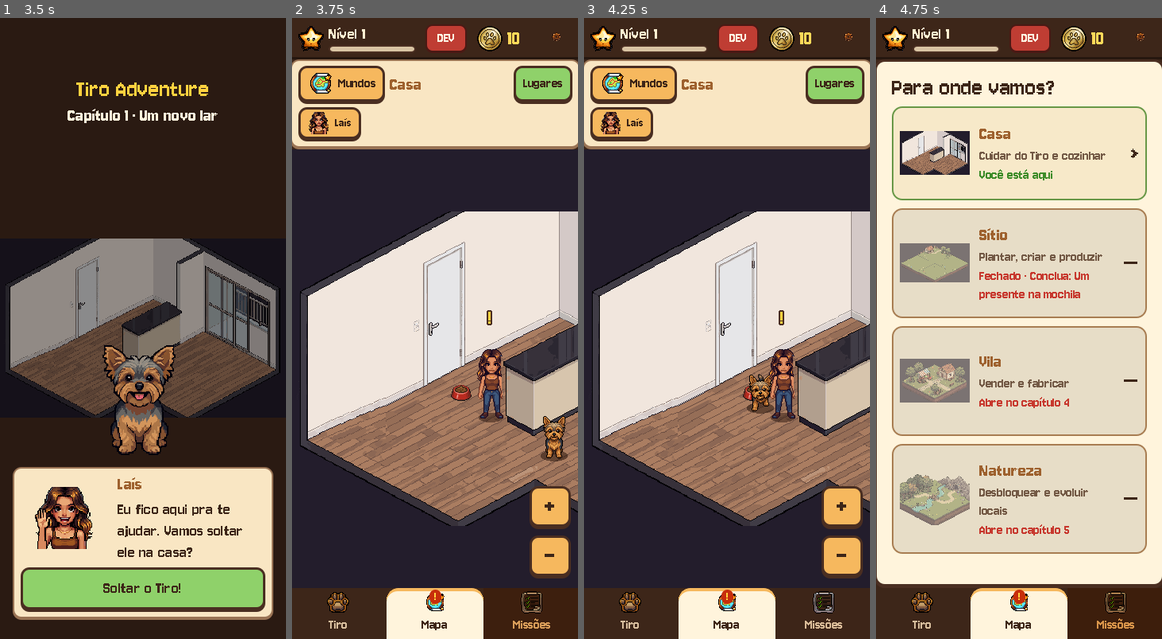
Above: before the commit, frames 1-4 (left to right).
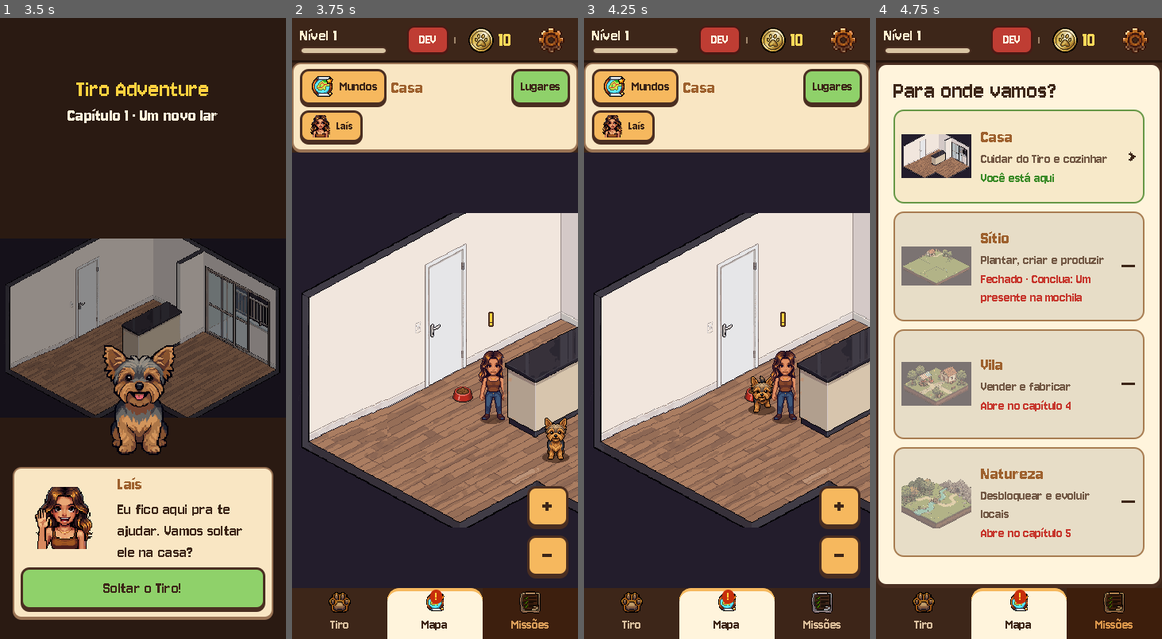
Above: after the commit, the same moments.

Repository: Vitorawi/tiro-adventure
Game: Godot game, scene res://scenes/main/main.tscn
The game is run twice, just before and just after one commit, with the same random seed, the same clock (stepped at 60 frames per second) and the same inputs.
Inputs (mouse positions are in pixels of both pictures, inside the frame that each line leads up to):
- Up to frame 1 (3.5 s): click (108, 539) at 0.5 s; click (108, 539) at 1.25 s; click "DEV" at 2 s; click "Manual" at 2.75 s
- Up to frame 2 (3.75 s): click (332, 539) at 3.5 s
- Up to frame 3 (4.25 s): no input
- Up to frame 4 (4.75 s): click "Mundos" at 4.25 s

Frame 1 is identical in both runs. In frame 2, 16% of the frame differs, in the area x 0-100%, y 1-100%; in frame 3, 16%; in frame 4, 17%.

Commit message:
ui: engrenagem maior e sem a estrela na barra superior
Co-Authored-By: Claude Sonnet 5.5 <noreply@anthropic.com>

Diff:
--- a/game/scenes/main/main.gd
+++ b/game/scenes/main/main.gd
@@ -155,9 +155,12 @@
 	gear.flat = true
 	gear.icon = UiKit.ui_icon("settings")
 	gear.expand_icon = true
-	gear.custom_minimum_size = Vector2(40, 40)
+	gear.custom_minimum_size = Vector2(48, 48)
 	gear.size_flags_vertical = Control.SIZE_SHRINK_CENTER
-	gear.add_theme_constant_override("icon_max_width", 32)
+	gear.add_theme_constant_override("icon_max_width", 48)
+	# Sem margens internas do botão: o ícone ocupa todo o espaço.
+	for style: String in ["normal", "hover", "pressed", "focus", "disabled"]:
+		gear.add_theme_stylebox_override(style, StyleBoxEmpty.new())
 	gear.pressed.connect(SettingsPanel.open)
 	%CoinsLabel.get_parent().add_child(gear)
 
--- a/game/scenes/main/main.tscn
+++ b/game/scenes/main/main.tscn
@@ -4,7 +4,6 @@
 [ext_resource type="PackedScene" path="res://scenes/ui/pet_screen/pet_screen.tscn" id="2_pet"]
 [ext_resource type="PackedScene" path="res://scenes/ui/worlds_screen/worlds_screen.tscn" id="3_worlds"]
 [ext_resource type="PackedScene" path="res://scenes/ui/sheet/sheet.tscn" id="4_sheet"]
-[ext_resource type="Texture2D" path="res://assets/sprites/ui/icons/xp.png" id="5_xp"]
 [ext_resource type="Texture2D" path="res://assets/sprites/ui/icons/coin.png" id="6_coin"]
 [ext_resource type="Texture2D" path="res://assets/sprites/ui/icons/tab_pet.png" id="7_tab_pet"]
 [ext_resource type="Texture2D" path="res://assets/sprites/ui/icons/tab_map.png" id="8_tab_map"]
@@ -76,15 +75,6 @@
 layout_mode = 2
 theme_override_constants/separation = 6
 
-[node name="XpIcon" type="TextureRect" parent="Layout/TopBar/HBox"]
-custom_minimum_size = Vector2(32, 32)
-layout_mode = 2
-size_flags_vertical = 4
-mouse_filter = 2
-texture = ExtResource("5_xp")
-expand_mode = 1
-stretch_mode = 5
-
 [node name="LevelBox" type="VBoxContainer" parent="Layout/TopBar/HBox"]
 custom_minimum_size = Vector2(110, 0)
 layout_mode = 2
